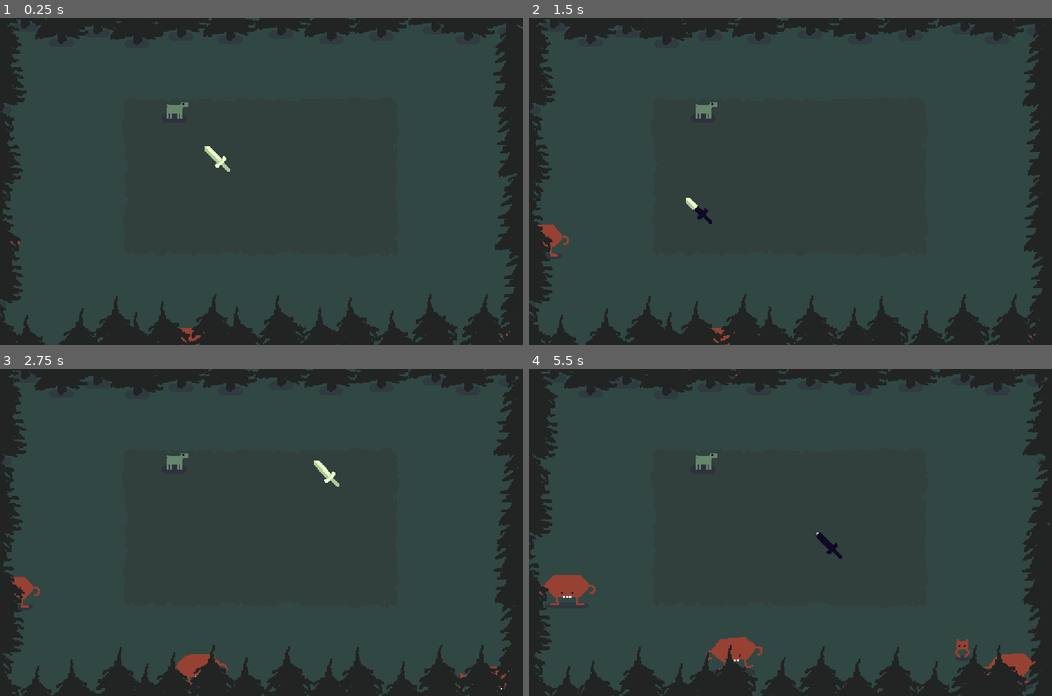
Above: before the commit, frames 1-4 (two rows, left to right).
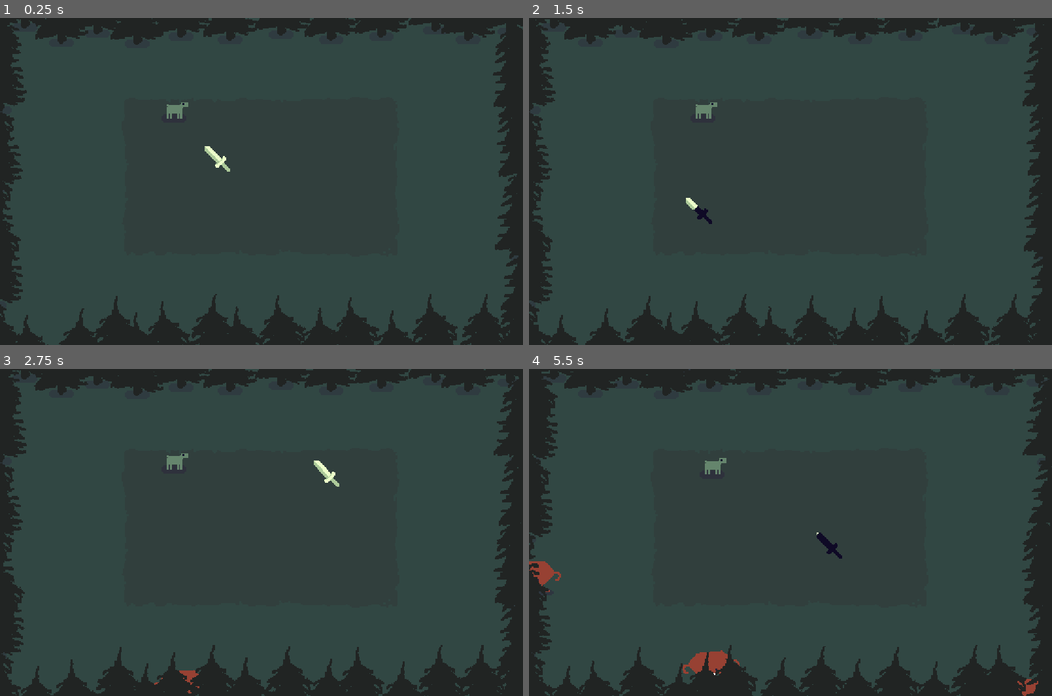
Above: after the commit, the same moments.

Repository: jefvel/ld56
Game: Godot game, scene res://main.tscn
Two runs of this game, one before a commit and one after it. Both use one fixed random seed, a clock stepped at 60 frames per second and the inputs below.
Inputs (mouse positions are in pixels of both pictures, inside the frame that each line leads up to):
- Up to frame 1 (0.25 s): no input
- Up to frame 2 (1.5 s): move the mouse to (905, 165) at 0.52 s; click (905, 165) at 0.6 s; right-click (905, 165) at 0.8 s; move the mouse to (685, 197) at 1.27 s; right-click (685, 197) at 1.35 s
- Up to frame 3 (2.75 s): click (156, 548) at 1.55 s; move the mouse to (313, 460) at 2.02 s; click (313, 460) at 2.1 s; right-click (313, 460) at 2.3 s
- Up to frame 4 (5.5 s): move the mouse to (764, 597) at 2.77 s; right-click (764, 597) at 2.85 s; click (764, 597) at 3.05 s; move the mouse to (947, 581) at 3.52 s; click (947, 581) at 3.6 s; right-click (947, 581) at 3.8 s; move the mouse to (633, 483) at 4.27 s; right-click (633, 483) at 4.35 s; click (633, 483) at 4.55 s; move the mouse to (816, 532) at 5.02 s; click (816, 532) at 5.1 s; right-click (816, 532) at 5.3 s

The runs differ from the first frame. In frame 1, less than 0.1% of the frame differs, in the area x 2-98%, y 68-100%; in frame 2, 0.3%; in frame 3, 0.5%; in frame 4, 2.1%, in the area x 0-98%, y 0-100%.

Commit message:
peepeE

Diff:
--- a/components/enemy.gd
+++ b/components/enemy.gd
@@ -2,9 +2,7 @@
 class_name Enemy
 
 @onready var walker_component: WalkerComponent = $WalkerComponent
-
 @export var life: LifeComponent;
-
 @export_range(1, 100) var points: int = 1;
 
 var max_speed = .0;
@@ -19,8 +17,3 @@
 	if GameData.game:
 		GameData.game.on_enemy_die.emit(self);
 	queue_free();
-
-#func _integrate_forces(state):
-	#if max_speed == 0: return;
-	##if state.linear_velocity.length() > max_speed:
-	#	state.linear_velocity = state.linear_velocity.normalized() * max_speed
--- a/components/life_component.gd
+++ b/components/life_component.gd
@@ -3,6 +3,8 @@
 
 @export_range(1, 100) var max_health: int = 10;
 @export_range(0.0, 10.0) var invulnerability_time = 0.5;
+
+@export var hit_flash: Sprite2D;
 
 var _invuln_time = 0.0;
 
@@ -15,7 +17,15 @@
 signal on_died();
 signal on_hurt(damage: int);
 
+var start_material;
+var flash_material = preload("res://creatures/evil/hurt_material.tres")
+var flash_t = 0.0;
 func _physics_process(delta: float) -> void:
+	if is_instance_valid(hit_flash) and flash_t > 0.0:
+		flash_t -= delta;
+		if flash_t < 0:
+			hit_flash.material = start_material;
+
 	if _invuln_time > 0:
 		_invuln_time -= delta;
 
@@ -23,6 +33,15 @@
 	if dead: return
 	dead = true
 	on_died.emit()
+
+var material : ShaderMaterial = null;
+func _ready() -> void:
+	if hit_flash: start_material = hit_flash.material;
+	pass
+
+func flash():
+	if hit_flash: hit_flash.material = flash_material;
+	flash_t = .1;
 
 # Returns true when hurt hits
 func hurt(amount: int = 1) -> bool:
@@ -33,6 +52,7 @@
 	health -= amount;
 	if health > 0:
 		on_hurt.emit(amount)
+		flash()
 	else:
 		die()
 	return true;
--- a/components/walker.gd
+++ b/components/walker.gd
@@ -9,6 +9,8 @@
 @export_range(0.1, 2.0) var step_duration = 0.5;
 
 @export_range(10.0, 60.0) var range_satisfaction = 16.0;
+
+@export var attack_component: AttackComponent;
 
 var cur_step_time = 0.0;
 
@@ -24,10 +26,22 @@
 	cur_step_time = randf() * step_interval;
 	pass
 
+var shake = .0;
 var stime = 0.0;
 func _physics_process(delta: float) -> void:
 	if !stepping:
 		stime *= 0.98;
+	var aggro_scale = 1.0;
+
+	bonk_s *= 0.8;
+
+
+	if attack_component:
+		if attack_component.attacking:
+			return;
+		if attack_component.aggro:
+			aggro_scale *= 2;
+			shake += delta * 100.0;
 
 	var vel = parent_node.linear_velocity.length()
 	var cvel = (clamp(vel, 0, max_speed) / max_speed);
@@ -37,10 +51,15 @@
 
 	sprite_node.rotation = sin(stime) * 0.1 * pwr;
 	sprite_node.position.y = start_pos.y - abs(cos(stime * 0.4) * 4) * pwr
-	sprite_node.flip_h = parent_node.linear_velocity.x < 0;
+	sprite_node.rotation += sin(shake * 10) * 0.05;
+	sprite_node.position.x = sin(bonk_s) * 4.5;
+
+	if stepping and abs(vel) > 1:
+		sprite_node.flip_h = parent_node.linear_velocity.x < 0;
+		pass
 
 	if cur_step_time <= step_interval:
-		cur_step_time += delta;
+		cur_step_time += delta * aggro_scale;
 		step_t = step_duration;
 		return
 	else:
@@ -51,13 +70,21 @@
 		if d.length_squared() < range_satisfaction * range_satisfaction:
 			step_t = 0.0;
 			return;
+
 		d = d.normalized();
 		d *= 2000.0 * parent_node.mass;
 
-		if parent_node.linear_velocity.length_squared() < max_speed * max_speed:
-			parent_node.apply_central_force(d)
+		var max_spd = max_speed * aggro_scale;
+		if parent_node.linear_velocity.length_squared() < max_spd * max_spd:
+			parent_node.apply_central_force(d * aggro_scale)
 		step_t -= delta;
 	else:
 		stepping = false;
 		cur_step_time -= step_interval * randf_range(0.96, 1.02)
 	pass
+
+
+var bonk_s = .0
+func _on_life_component_on_hurt(damage: int) -> void:
+	bonk_s = 1.0;
+	pass # Replace with function body.
--- /dev/null
+++ b/creatures/evil/attack_component.gd
@@ -0,0 +1,84 @@
+extends Node
+class_name AttackComponent
+@export var anim: AnimationPlayer;
+@export var sprite: Sprite2D;
+@export var enemy: Enemy;
+
+@export var walker: WalkerComponent;
+
+@export_range(0.5, 10.0) var attack_interval = 3.0;
+@export_range(1, 10) var damage = 1;
+
+@export_range(0.0, 100.0) var attack_range = 30.0;
+@export_range(0.2, 1.0) var attack_prepare_time = 1.0;
+
+var attack_target: Node2D;
+
+var until_find_target = 0.0;
+
+var aggro = false;
+
+func find_target():
+	attack_target = GameData.game.sword;
+
+	if aggro:
+		return;
+
+	var pos = sprite.global_position;
+	var closest_sq = 600 * 600;
+	var closest: Friendly = null;
+
+	for f in GameData.game.friendlies:
+		var d_sq = f.global_position.distance_squared_to(pos)
+		if d_sq < closest_sq:
+			closest = f;
+			closest_sq = d_sq;
+			if randf() > 0.8: break;
+		pass
+
+	if closest:
+		attack_target = closest;
+
+	pass
+
+
+var attacking: bool = false;
+func start_attack():
+	attacking = true;
+	anim.play("attack")
+	pass
+
+func process_attack(delta:float):
+
+	pass
+
+func _physics_process(delta: float) -> void:
+	until_find_target -= delta;
+	if until_find_target < 0:
+		until_find_target = randf_range(3.0, 20.0);
+		find_target()
+
+
+	if !walker.stepping and is_instance_valid(attack_target):
+
+		sprite.flip_h = attack_target.position.x < enemy.position.x;
+		walker.target_position = attack_target.global_position;
+
+		var d = attack_target.position - enemy.position;
+		var dist = d.length()
+
+		if attacking:
+			process_attack(delta)
+			return
+
+		if dist < attack_range:
+			start_attack();
+			pass
+		pass
+
+
+
+func _on_life_component_on_hurt(damage: int) -> void:
+	aggro = true;
+	find_target()
+	pass # Replace with function body.
--- a/creatures/evil/big_evil.tscn
+++ b/creatures/evil/big_evil.tscn
@@ -21,8 +21,11 @@
 range_satisfaction = 18.951
 
 [node name="Sprite" parent="." index="3"]
-position = Vector2(0, -17)
+texture_filter = 1
+position = Vector2(0, -16)
 texture = ExtResource("2_7vhv1")
+offset = Vector2(0, -16)
+hframes = 2
 metadata/_aseprite_wizard_config_ = {
 "i_mode": -1,
 "keep_anim_length": false,
@@ -35,7 +38,11 @@
 "slice": "",
 "source": "res://creatures/evil/big_evil.aseprite"
 }
-metadata/_aseprite_wizard_source_file_hash_ = "8ecf4c49c0a09bb0656b5a2272904ab1"
+metadata/_aseprite_wizard_source_file_hash_ = "27fb4f935ec55c4564fec3eaa08835da"
+metadata/_aseprite_wizard_interface_config_ = {
+"animation_section": false,
+"slice_section": true
+}
 
 [node name="CollisionShape2D" type="CollisionShape2D" parent="Sprite/Hitbox" index="0"]
 position = Vector2(0, -3)
--- a/creatures/evil/enemy.tscn
+++ b/creatures/evil/enemy.tscn
@@ -1,32 +1,29 @@
-[gd_scene load_steps=10 format=3 uid="uid://c1u01ibmha2qn"]
+[gd_scene load_steps=11 format=3 uid="uid://c1u01ibmha2qn"]
 
 [ext_resource type="Script" path="res://components/enemy.gd" id="1_lec84"]
 [ext_resource type="Script" path="res://components/life_component.gd" id="2_ln68x"]
 [ext_resource type="Script" path="res://components/walker.gd" id="3_3l0mg"]
-[ext_resource type="Script" path="res://creatures/evil/target_finder.gd" id="3_5dhbi"]
-[ext_resource type="Texture2D" uid="uid://c7wj8k3mscwd5" path="res://creatures/evil/lil_evil.png" id="3_xfalr"]
 [ext_resource type="Script" path="res://components/hitbox.gd" id="4_8h3iv"]
+[ext_resource type="Script" path="res://creatures/evil/attack_component.gd" id="4_viu77"]
 [ext_resource type="PackedScene" uid="uid://bqua2j1eo345d" path="res://creatures/shadow.tscn" id="5_mrnxm"]
 
-[sub_resource type="Animation" id="Animation_lr2c4"]
+[sub_resource type="Animation" id="Animation_gdrg4"]
 length = 0.1
 loop_mode = 1
-tracks/0/type = "value"
-tracks/0/imported = false
-tracks/0/enabled = true
-tracks/0/path = NodePath("Sprite:frame")
-tracks/0/interp = 1
-tracks/0/loop_wrap = false
-tracks/0/keys = {
-"times": PackedFloat32Array(0),
-"transitions": PackedFloat32Array(1),
-"update": 1,
-"values": [0]
-}
+
+[sub_resource type="Animation" id="Animation_laty6"]
+length = 0.1
+loop_mode = 1
+
+[sub_resource type="Animation" id="Animation_qlcha"]
+length = 0.1
+loop_mode = 1
 
 [sub_resource type="AnimationLibrary" id="AnimationLibrary_uleyf"]
 _data = {
-&"default": SubResource("Animation_lr2c4")
+&"attack": SubResource("Animation_laty6"),
+&"idle": SubResource("Animation_gdrg4"),
+&"default": SubResource("Animation_qlcha")
 }
 
 [node name="Enemy" type="RigidBody2D" node_paths=PackedStringArray("life") groups=["Enemies"]]
@@ -39,40 +36,27 @@
 script = ExtResource("1_lec84")
 life = NodePath("LifeComponent")
 
-[node name="LifeComponent" type="Node" parent="."]
+[node name="LifeComponent" type="Node" parent="." node_paths=PackedStringArray("hit_flash")]
 script = ExtResource("2_ln68x")
 max_health = 1
+hit_flash = NodePath("../Sprite")
 
-[node name="TargetFinder" type="Node" parent="." node_paths=PackedStringArray("walker")]
-script = ExtResource("3_5dhbi")
+[node name="AttackComponent" type="Node" parent="." node_paths=PackedStringArray("anim", "sprite", "enemy", "walker")]
+script = ExtResource("4_viu77")
+anim = NodePath("../AnimationPlayer")
+sprite = NodePath("../Sprite")
+enemy = NodePath("..")
 walker = NodePath("../WalkerComponent")
 
-[node name="WalkerComponent" type="Node" parent="." node_paths=PackedStringArray("parent_node", "sprite_node")]
+[node name="WalkerComponent" type="Node" parent="." node_paths=PackedStringArray("parent_node", "sprite_node", "attack_component")]
 script = ExtResource("3_3l0mg")
 parent_node = NodePath("..")
 sprite_node = NodePath("../Sprite")
+attack_component = NodePath("../AttackComponent")
 
 [node name="Sprite" type="Sprite2D" parent="."]
-texture_filter = 1
-position = Vector2(0, -1)
-texture = ExtResource("3_xfalr")
-offset = Vector2(0, -15)
-metadata/_aseprite_wizard_config_ = {
-"i_mode": -1,
-"keep_anim_length": false,
-"layer": "",
-"o_ex_p": "",
-"o_folder": "",
-"o_name": "",
-"only_visible": false,
-"player": "AnimationPlayer",
-"slice": "",
-"source": "res://creatures/evil/lil_evil.aseprite"
-}
-metadata/_aseprite_wizard_source_file_hash_ = "11b7e20fdad860e32b9ec1e9266c6013"
 
 [node name="Hitbox" type="Area2D" parent="Sprite" node_paths=PackedStringArray("life")]
-position = Vector2(0, 1)
 script = ExtResource("4_8h3iv")
 life = NodePath("../../LifeComponent")
 
@@ -83,3 +67,6 @@
 
 [node name="Shadow" parent="." instance=ExtResource("5_mrnxm")]
 scale = Vector2(0.5625, 0.625)
+
+[connection signal="on_hurt" from="LifeComponent" to="AttackComponent" method="_on_life_component_on_hurt"]
+[connection signal="on_hurt" from="LifeComponent" to="WalkerComponent" method="_on_life_component_on_hurt"]
--- /dev/null
+++ b/creatures/evil/hurt_material.tres
@@ -0,0 +1,7 @@
+[gd_resource type="ShaderMaterial" load_steps=2 format=3 uid="uid://bia4rphm0iwnp"]
+
+[ext_resource type="Shader" path="res://shader/flash.gdshader" id="1_jmw50"]
+
+[resource]
+shader = ExtResource("1_jmw50")
+shader_parameter/flash_power = 1.0
--- a/creatures/evil/lil_evil.tscn
+++ b/creatures/evil/lil_evil.tscn
@@ -1,6 +1,7 @@
-[gd_scene load_steps=4 format=3 uid="uid://ccld7aj3ft675"]
+[gd_scene load_steps=5 format=3 uid="uid://ccld7aj3ft675"]
 
 [ext_resource type="PackedScene" uid="uid://c1u01ibmha2qn" path="res://creatures/evil/enemy.tscn" id="1_robxm"]
+[ext_resource type="Texture2D" uid="uid://c7wj8k3mscwd5" path="res://creatures/evil/lil_evil.png" id="2_5iy4a"]
 
 [sub_resource type="RectangleShape2D" id="RectangleShape2D_rxomn"]
 size = Vector2(12, 12)
@@ -18,6 +19,31 @@
 step_interval = 0.601
 step_duration = 0.46
 
+[node name="Sprite" parent="." index="3"]
+texture_filter = 1
+position = Vector2(0, -1)
+texture = ExtResource("2_5iy4a")
+offset = Vector2(0, -15)
+metadata/_aseprite_wizard_config_ = {
+"i_mode": -1,
+"keep_anim_length": true,
+"layer": "",
+"o_ex_p": "",
+"o_folder": "",
+"o_name": "",
+"only_visible": true,
+"player": "AnimationPlayer",
+"slice": "",
+"source": "res://creatures/evil/lil_evil.aseprite"
+}
+metadata/_aseprite_wizard_interface_config_ = {
+"animation_section": true,
+"layer_section": true,
+"output_section": false,
+"slice_section": true
+}
+metadata/_aseprite_wizard_source_file_hash_ = "11b7e20fdad860e32b9ec1e9266c6013"
+
 [node name="CollisionShape2D" type="CollisionShape2D" parent="Sprite/Hitbox" index="0"]
 position = Vector2(0, -10)
 shape = SubResource("RectangleShape2D_rxomn")
--- a/creatures/evil/target_finder.gd
+++ b/creatures/evil/target_finder.gd
@@ -3,5 +3,4 @@
 @export var walker: WalkerComponent;
 
 func _physics_process(delta: float) -> void:
-	walker.target_position = get_viewport().get_mouse_position()
 	pass
--- a/creatures/friendly/creature.tscn
+++ b/creatures/friendly/creature.tscn
@@ -22,12 +22,14 @@
 linear_damp = 10.0
 script = ExtResource("1_hvtbp")
 
-[node name="LifeComponent" type="Node" parent="."]
+[node name="LifeComponent" type="Node" parent="." node_paths=PackedStringArray("hit_flash")]
 script = ExtResource("1_oiidv")
 max_health = 1
+hit_flash = NodePath("../Sprite")
 
-[node name="Meanderer" type="Node" parent="."]
+[node name="Meanderer" type="Node" parent="." node_paths=PackedStringArray("walker")]
 script = ExtResource("3_2qvk0")
+walker = NodePath("../WalkerComponent")
 
 [node name="WalkerComponent" type="Node" parent="." node_paths=PackedStringArray("parent_node", "sprite_node")]
 script = ExtResource("3_a3rn0")
--- a/creatures/friendly/meanderer.gd
+++ b/creatures/friendly/meanderer.gd
@@ -1 +1,26 @@
 extends Node
+
+var until_new = randf_range(0.5, 3.0)
+
+var min_p = Vector2(130, 87)
+var max_p = Vector2(380, 222)
+
+@export var walker: WalkerComponent;
+
+func _physics_process(delta: float) -> void:
+	until_new -= delta;
+	if until_new > 0: return
+
+	until_new = randf_range(1.0, 4.0)
+
+	var p = walker.parent_node.global_position;
+	p += Vector2.from_angle(randf() * TAU) * randf_range(10, 80);
+
+	if p.x < min_p.x: p.x = max_p.x;
+	if p.x > max_p.x: p.x = min_p.x;
+	if p.y < min_p.y: p.y = max_p.y;
+	if p.y > max_p.y: p.y = min_p.y;
+
+	p = p.clamp(min_p, max_p)
+
+	walker.target_position = p;
--- a/game.gd
+++ b/game.gd
@@ -17,6 +17,8 @@
 @onready var friendly_spawner: Node = $FriendlySpawner
 
 @onready var sword: Sword = $Sword
+
+var friendlies: Array[Friendly] = [];
 
 func _ready() -> void:
 	GameData.game = self;
@@ -38,6 +40,7 @@
 @onready var ambiance_sfx: AudioStreamPlayer = $ambiance_sfx
 
 func start():
+	friendlies = []
 	wave_spawner.spawn_wave();
 	friendly_spawner.init()
 	ambiance_sfx.play(randf() * 5.0)
@@ -57,15 +60,17 @@
 func process_game(_delta: float):
 	var objects = things.get_children();
 	var enemies: Array[Enemy] = []
-	var friendlies: Array[Friendly] = [];
+	var new_friendlies: Array[Friendly] = [];
 
 	for o in objects:
 		if o is Enemy:
 			enemies.push_back(o)
 		if o is Friendly:
-			friendlies.push_back(o)
+			new_friendlies.push_back(o)
 
-	if friendlies.size() == 0:
+	friendlies = new_friendlies;
+
+	if new_friendlies.size() == 0:
 		out_of_friendlies()
 
 
--- a/items/sword.tscn
+++ b/items/sword.tscn
@@ -80,69 +80,6 @@
 }]
 }
 
-[sub_resource type="Animation" id="Animation_p41r7"]
-length = 0.001
-tracks/0/type = "value"
-tracks/0/imported = false
-tracks/0/enabled = true
-tracks/0/path = NodePath("Holder:position")
-tracks/0/interp = 1
-tracks/0/loop_wrap = true
-tracks/0/keys = {
-"times": PackedFloat32Array(0),
-"transitions": PackedFloat32Array(1),
-"update": 0,
-"values": [Vector2(0, 0)]
-}
-tracks/1/type = "value"
-tracks/1/imported = false
-tracks/1/enabled = true
-tracks/1/path = NodePath("Holder:rotation")
-tracks/1/interp = 1
-tracks/1/loop_wrap = true
-tracks/1/keys = {
-"times": PackedFloat32Array(0),
-"transitions": PackedFloat32Array(1),
-"update": 0,
-"values": [0.0]
-}
-tracks/2/type = "value"
-tracks/2/imported = false
-tracks/2/enabled = true
-tracks/2/path = NodePath("Holder/Sprite:scale")
-tracks/2/interp = 1
-tracks/2/loop_wrap = true
-tracks/2/keys = {
-"times": PackedFloat32Array(0),
-"transitions": PackedFloat32Array(1),
-"update": 0,
-"values": [Vector2(1, 1)]
-}
-tracks/3/type = "value"
-tracks/3/imported = false
-tracks/3/enabled = true
-tracks/3/path = NodePath("Holder/Sprite:position")
-tracks/3/interp = 1
-tracks/3/loop_wrap = true
-tracks/3/keys = {
-"times": PackedFloat32Array(0),
-"transitions": PackedFloat32Array(1),
-"update": 0,
-"values": [Vector2(20, 20)]
-}
-tracks/4/type = "value"
-tracks/4/imported = false
-tracks/4/enabled = true
-tracks/4/path = NodePath("Holder/Sprite:rotation")
-tracks/4/interp = 1
-tracks/4/loop_wrap = true
-tracks/4/keys = {
-"times": PackedFloat32Array(0),
-"transitions": PackedFloat32Array(1),
-"update": 0,
-"values": [0.0]
-}
-
 [sub_resource type="Animation" id="Animation_8s2ww"]
 resource_name = "ready"
 length = 0.100003
@@ -183,11 +120,74 @@
 "values": [0.0, 0.226893, 0.0]
 }
 
+[sub_resource type="Animation" id="Animation_p41r7"]
+length = 0.001
+tracks/0/type = "value"
+tracks/0/imported = false
+tracks/0/enabled = true
+tracks/0/path = NodePath("Holder:position")
+tracks/0/interp = 1
+tracks/0/loop_wrap = true
+tracks/0/keys = {
+"times": PackedFloat32Array(0),
+"transitions": PackedFloat32Array(1),
+"update": 0,
+"values": [Vector2(0, 0)]
+}
+tracks/1/type = "value"
+tracks/1/imported = false
+tracks/1/enabled = true
+tracks/1/path = NodePath("Holder:rotation")
+tracks/1/interp = 1
+tracks/1/loop_wrap = true
+tracks/1/keys = {
+"times": PackedFloat32Array(0),
+"transitions": PackedFloat32Array(1),
+"update": 0,
+"values": [0.0]
+}
+tracks/2/type = "value"
+tracks/2/imported = false
+tracks/2/enabled = true
+tracks/2/path = NodePath("Holder/Sprite:scale")
+tracks/2/interp = 1
+tracks/2/loop_wrap = true
+tracks/2/keys = {
+"times": PackedFloat32Array(0),
+"transitions": PackedFloat32Array(1),
+"update": 0,
+"values": [Vector2(1, 1)]
+}
+tracks/3/type = "value"
+tracks/3/imported = false
+tracks/3/enabled = true
+tracks/3/path = NodePath("Holder/Sprite:position")
+tracks/3/interp = 1
+tracks/3/loop_wrap = true
+tracks/3/keys = {
+"times": PackedFloat32Array(0),
+"transitions": PackedFloat32Array(1),
+"update": 0,
+"values": [Vector2(20, 20)]
+}
+tracks/4/type = "value"
+tracks/4/imported = false
+tracks/4/enabled = true
+tracks/4/path = NodePath("Holder/Sprite:rotation")
+tracks/4/interp = 1
+tracks/4/loop_wrap = true
+tracks/4/keys = {
+"times": PackedFloat32Array(0),
+"transitions": PackedFloat32Array(1),
+"update": 0,
+"values": [0.0]
+}
+
 [sub_resource type="AnimationLibrary" id="AnimationLibrary_xfr3r"]
 _data = {
 &"stab": SubResource("Animation_737b3"),
-&"ready": SubResource("Animation_8s2ww"),
-&"RESET": SubResource("Animation_p41r7")
+&"RESET": SubResource("Animation_p41r7"),
+&"ready": SubResource("Animation_8s2ww")
 }
 
 [sub_resource type="AudioStreamRandomizer" id="AudioStreamRandomizer_rs56g"]
--- a/main.tscn
+++ b/main.tscn
@@ -16,7 +16,7 @@
 
 [sub_resource type="Curve2D" id="Curve2D_dn8b0"]
 _data = {
-"points": PackedVector2Array(0, 0, 0, 0, -17, 113, 0, 0, 0, 0, -4, -25, 0, 0, 0, 0, 520, -21, 0, 0, 0, 0, 527, 339, 0, 0, 0, 0, -10, 330, 0, 0, 0, 0, -17, 142)
+"points": PackedVector2Array(0, 0, 0, 0, -39, 130, 0, 0, 0, 0, -44, -37, 0, 0, 0, 0, 527, -39, 0, 0, 0, 0, 542, 361, 0, 0, 0, 0, -40, 345, 0, 0, 0, 0, -41, 137)
 }
 point_count = 6
 
@@ -60,6 +60,21 @@
 _data = {
 &"show_top": SubResource("Animation_1fvpb"),
 &"RESET": SubResource("Animation_ki42j")
+}
+
+[sub_resource type="Animation" id="Animation_o5ffe"]
+length = 0.001
+tracks/0/type = "value"
+tracks/0/imported = false
+tracks/0/enabled = true
+tracks/0/path = NodePath("Control:visible")
+tracks/0/interp = 1
+tracks/0/loop_wrap = true
+tracks/0/keys = {
+"times": PackedFloat32Array(0),
+"transitions": PackedFloat32Array(1),
+"update": 1,
+"values": [false]
 }
 
 [sub_resource type="Animation" id="Animation_l2xvi"]
@@ -90,21 +105,6 @@
 "args": [],
 "method": &"show_store"
 }]
-}
-
-[sub_resource type="Animation" id="Animation_o5ffe"]
-length = 0.001
-tracks/0/type = "value"
-tracks/0/imported = false
-tracks/0/enabled = true
-tracks/0/path = NodePath("Control:visible")
-tracks/0/interp = 1
-tracks/0/loop_wrap = true
-tracks/0/keys = {
-"times": PackedFloat32Array(0),
-"transitions": PackedFloat32Array(1),
-"update": 1,
-"values": [false]
 }
 
 [sub_resource type="AnimationLibrary" id="AnimationLibrary_jnk2a"]
@@ -437,7 +437,7 @@
 offset_bottom = 7.5
 grow_horizontal = 2
 grow_vertical = 2
-text = "OUT OF FRIENDLIES"
+text = "OUT OF FRIENDS"
 
 [node name="gameoveranim" type="AnimationPlayer" parent="UILayer/UI/MarginContainer/GameOver"]
 libraries = {
--- /dev/null
+++ b/music/Enemy.gdshader
@@ -0,0 +1,14 @@
+shader_type canvas_item;
+
+uniform vec4 line_color: source_color = vec4(1.0, 1.0, 1.0, 0.0);
+uniform float line_thickness : hint_range(0, 10) = 1.0;
+
+void fragment() {
+	vec4 color = texture(TEXTURE, UV);
+	float mx = smoothstep(1.9, 2.0, color.r + color.b);
+	color.rgb = mix(color.rgb, line_color.rgb, mx);
+	color.a = min(color.a, line_color.a);
+
+	COLOR.rgb = color.rgb;
+	COLOR.a = min(color.a, COLOR.a);
+}
--- /dev/null
+++ b/shader/flash.gdshader
@@ -0,0 +1,17 @@
+shader_type canvas_item;
+
+uniform float flash_power = 0.0;
+
+void vertex() {
+	// Called for every vertex the material is visible on.
+}
+
+void fragment() {
+	COLOR.rgb = mix(COLOR.rgb, vec3(1.0), flash_power);
+	// Called for every pixel the material is visible on.
+}
+
+//void light() {
+	// Called for every pixel for every light affecting the CanvasItem.
+	// Uncomment to replace the default light processing function with this one.
+//}
--- a/ui/store.tscn
+++ b/ui/store.tscn
@@ -229,6 +229,7 @@
 [node name="MeatTex2" type="TextureRect" parent="Content/Control"]
 modulate = Color(0, 0, 0, 1)
 texture_filter = 1
+layout_mode = 0
 offset_left = -15.0
 offset_top = 4.0
 offset_right = 25.0
@@ -237,6 +238,7 @@
 
 [node name="MeatTex" type="TextureRect" parent="Content/Control"]
 texture_filter = 1
+layout_mode = 0
 offset_left = -15.0
 offset_top = 2.0
 offset_right = 25.0
@@ -244,6 +246,7 @@
 texture = ExtResource("5_wbf18")
 
 [node name="Meat Text" parent="Content/Control" instance=ExtResource("3_jagy8")]
+layout_mode = 0
 offset_left = 18.0
 offset_top = 15.0
 offset_right = 90.0
Binary file changed: creatures/evil/big_evil.aseprite
Binary file changed: creatures/evil/big_evil.png
Binary file added: creatures/lil_evil.aseprite
Not shown, added: creatures/lil_evil.aseprite.import
